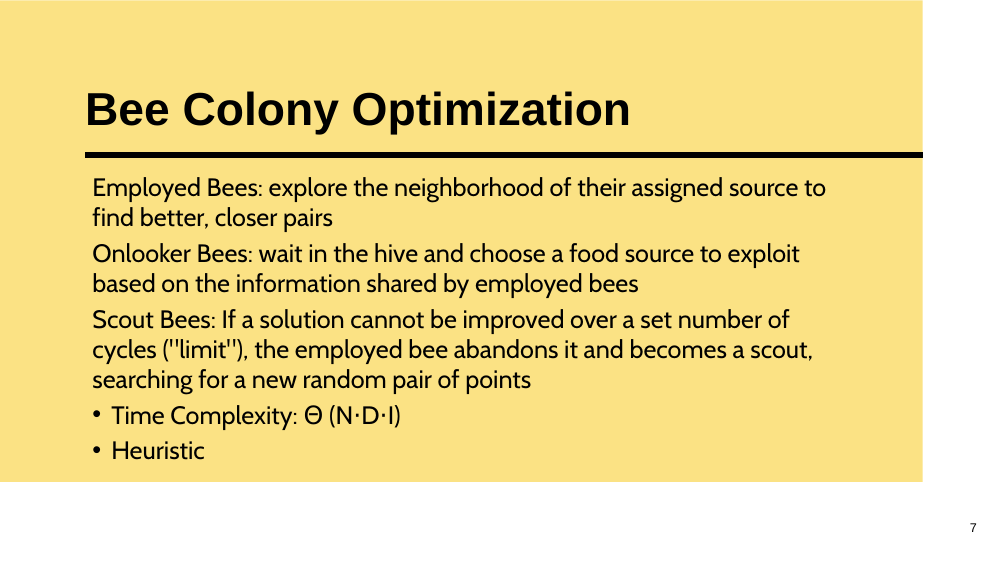
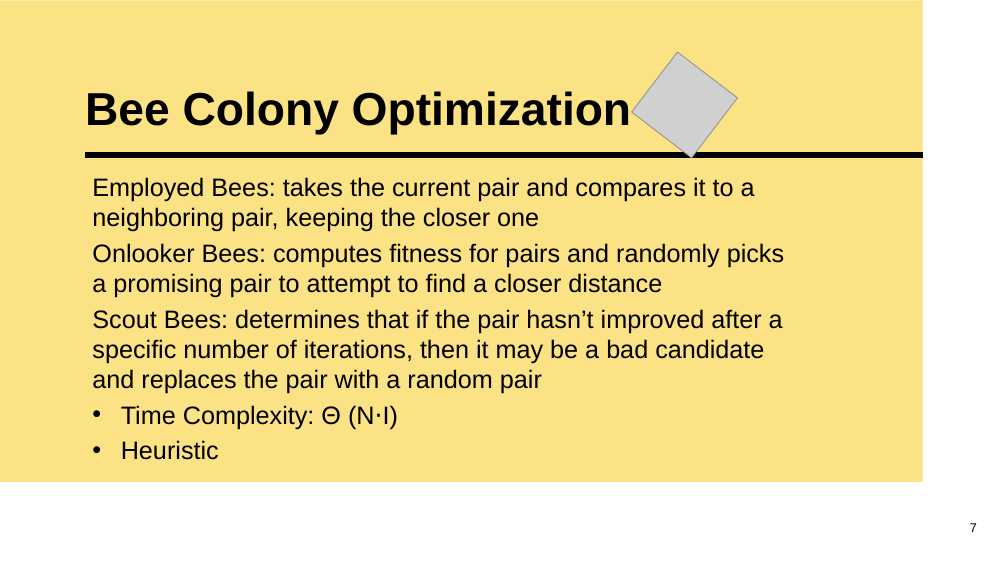
Before and after one commit to lmballard42/Closest_Pair_Algorithm_Comparison, a slide deck: slide 7 of Presentation/Closest Pair Presentation.pptx. Drawn at 1008x567 pixels with LibreOffice and Linux fonts; fonts in the diff are those of the drawing; grey boxes stand for pictures. Boxes give left, top, right and bottom in pixels: in the first picture for what was removed or moved away, otherwise in the second. Text is boxed around its words. In the diff, an @@ line names an element or a change of style, - is before the commit and + after.

Commit message:
Added Participation and Sources to Report and Added pdf version of Report and PP

```diff
--- a/Presentation/Closest Pair Presentation.pptx
+++ b/Presentation/Closest Pair Presentation.pptx
@@ picture added at (632, 52, 738, 158) @@
@@ text at (92, 177, 784, 429): text changed; font Cabin to Arial @@
-  Employed Bees: explore the neighborhood of their assigned source to find better, closer pairs
-  Onlooker Bees: wait in the hive and choose a food source to exploit based on the information shared by employed bees
-  Scout Bees: If a solution cannot be improved over a set number of cycles ("limit"), the employed bee abandons it and becomes a scout, searching for a new random pair of points
-  • Time Complexity: Θ (N⋅D⋅I)
+  Employed Bees: takes the current pair and compares it to a neighboring pair, keeping the closer one
+  Onlooker Bees: computes fitness for pairs and randomly picks a promising pair to attempt to find a closer distance
+  Scout Bees: determines that if the pair hasn’t improved after a specific number of iterations, then it may be a bad candidate and replaces the pair with a random pair
+  • Time Complexity: Θ (N⋅I)
@@ text at (121, 440, 219, 460): font Cabin to Arial in "Heuristic"; indent changed @@
```
Also in this commit, not shown: 1 other slide changed, 4 other files.
